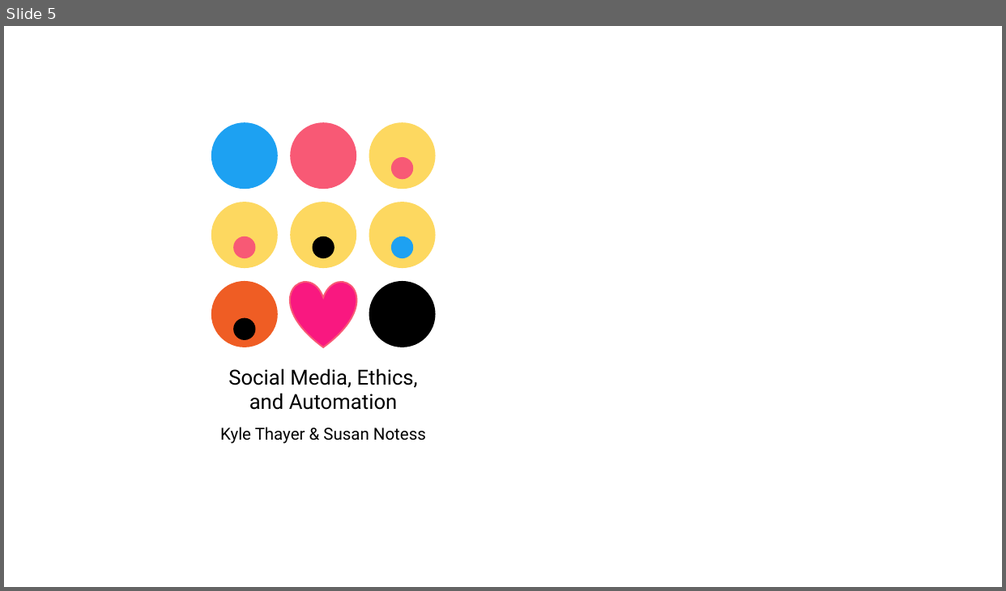
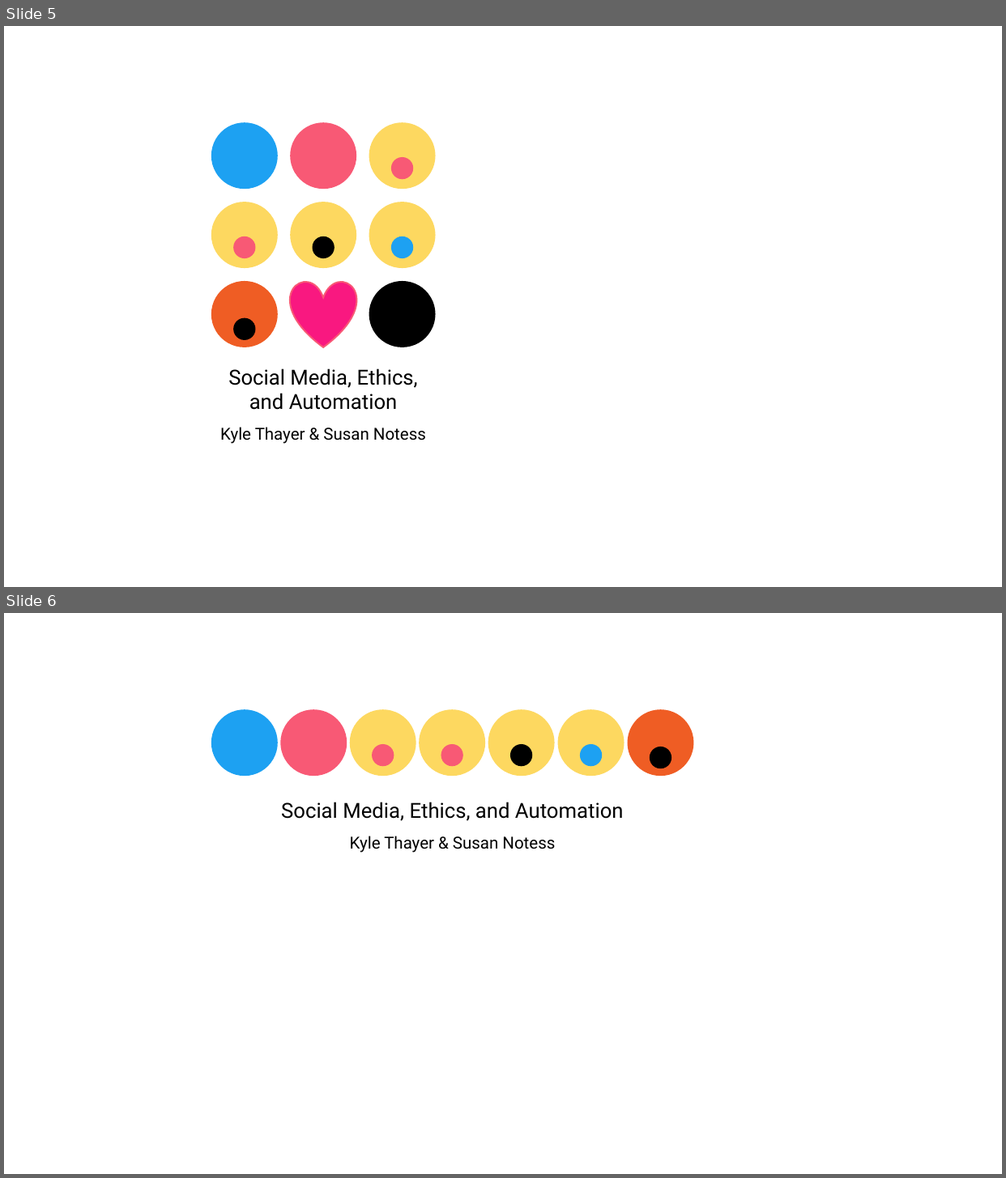
Before and after one commit to social-media-ethics-automation/book, a slide deck: book_contents/logo.pptx. Shown one above the other, each under a label of ours: slide 5 before the commit, slides 5 and 6 after it. The pictures are 1006x591 and 1006x1178 pixels, drawn with LibreOffice and Linux fonts; fonts in the diff are those of the drawing. Boxes give left, top, right and bottom in pixels: in the first picture for what was removed or moved away, otherwise in the second. Text is boxed around its words. In the diff, an @@ line names an element or a change of style, - is before the commit and + after.

Commit message:
more playing with logos

```diff
--- a/book_contents/logo.pptx
+++ b/book_contents/logo.pptx
@@ slide 6 added at bbox=[4, 613, 1002, 1174], background #FFFFFF @@
@@ ellipse added at bbox=[211, 709, 278, 776], fill #1DA1F2 @@
@@ ellipse added at bbox=[280, 709, 347, 776], fill #F85975 @@
@@ ellipse added at bbox=[350, 709, 416, 776], fill #FDD860 @@
@@ ellipse added at bbox=[419, 709, 485, 776], fill #FDD860 @@
@@ ellipse added at bbox=[488, 709, 555, 776], fill #FDD860 @@
@@ ellipse added at bbox=[558, 709, 624, 776], fill #FDD860 @@
@@ ellipse added at bbox=[628, 709, 694, 776], fill #EF5D24 @@
@@ ellipse added at bbox=[372, 744, 394, 766], fill #F85975 @@
@@ ellipse added at bbox=[441, 744, 463, 766], fill #F85975 @@
@@ ellipse added at bbox=[510, 744, 533, 766], fill #000000 @@
@@ ellipse added at bbox=[580, 744, 602, 766], fill #1DA1F2 @@
@@ ellipse added at bbox=[650, 747, 671, 769], fill #000000 @@
@@ text added at bbox=[281, 802, 624, 853], 20 pt, text #000000 @@
+Social Media, Ethics, and Automation
+Kyle Thayer & Susan Notess
```
